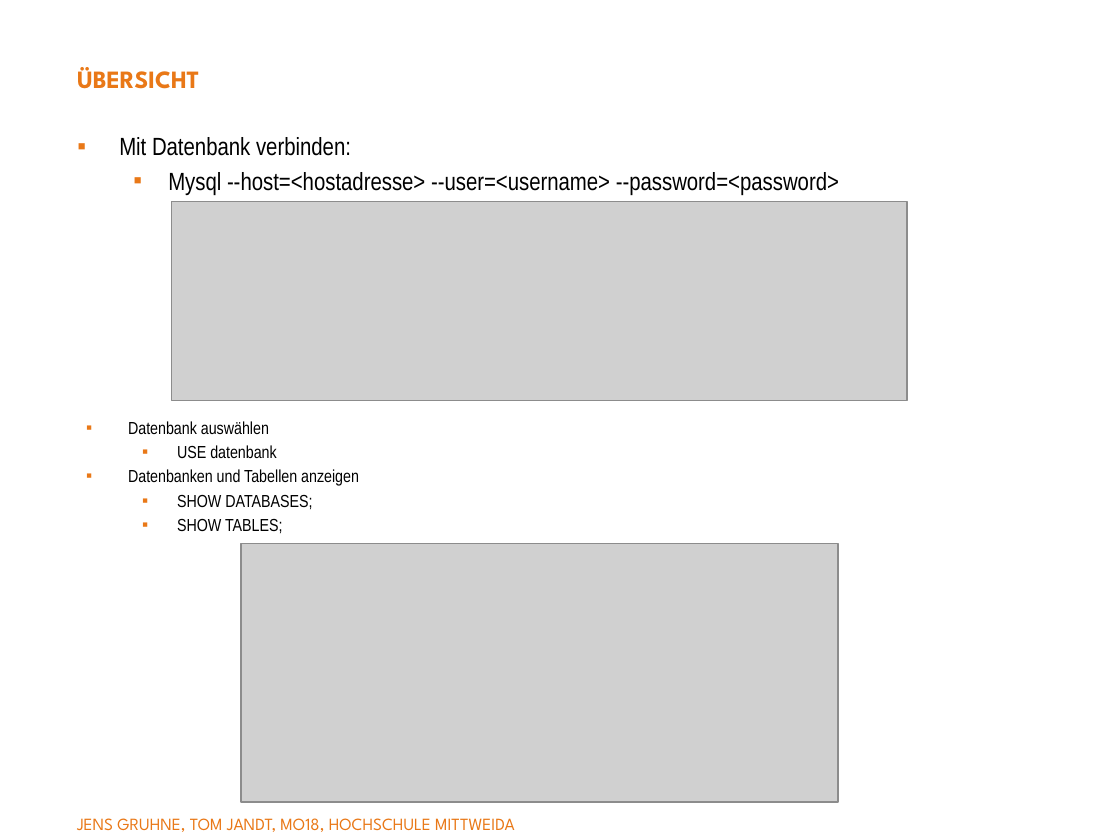
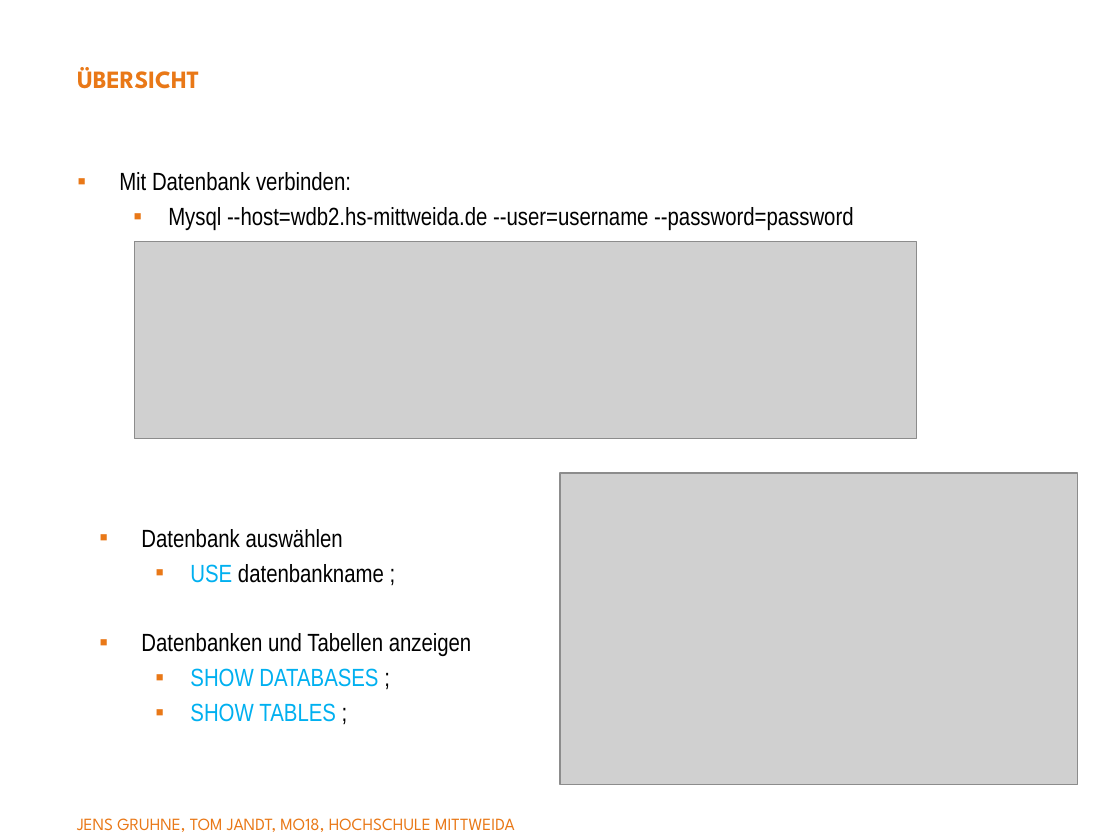
Before and after one commit to yyangg00/Semantik-Vortrag, a slide deck: slide 4 of semantik.pptx. Drawn at 1120x840 pixels with LibreOffice and Linux fonts; fonts in the diff are those of the drawing; grey boxes stand for pictures; background and template pictures are left out. Boxes give left, top, right and bottom in pixels: in the first picture for what was removed or moved away, otherwise in the second. Text is boxed around its words. In the diff, an @@ line names an element or a change of style, - is before the commit and + after.

```diff
--- a/semantik.pptx
+++ b/semantik.pptx
@@ text "Mit Datenbank verbinden:": place and size @@
-text "Mit Datenbank verbinden:" at (119,137,839,195)
+text "Mit Datenbank verbinden:" at (119,172,853,230)
@@ text at (168,207,853,230): text changed @@
-  ▪ Mysql --host=<hostadresse> --user=<username> --password=<password>
+  ▪ Mysql --host=wdb2.hs-mittweida.de --user=username --password=password
@@ picture: place and size @@
-picture at (172,202,907,400)
+picture at (134,242,916,439)
@@ picture: place and size @@
-picture at (241,543,838,802)
+picture at (560,473,1077,784)
@@ text "Datenbank auswählen": place and size @@
-text "Datenbank auswählen" at (128,421,359,533)
+text "Datenbank auswählen" at (141,529,472,722)
@@ text at (141,529,472,656): size 11.2 to 16 pt in "Datenbank auswählen", "Datenbanken und Tabellen anzeigen" @@
@@ text at (190,564,384,583): text changed; size 11.2 to 16 pt @@
-  ▪ USE datenbank
+  ▪ USE datenbankname ;
@@ text at (190,668,378,722): text changed; size 11.2 to 16 pt; text colour #000000 to #00B0F0 @@
-  ▪ SHOW DATABASES;
-  ▪ SHOW TABLES;
+  ▪ SHOW DATABASES ;
+  ▪ SHOW TABLES ;
```
Also in this commit, not shown: 17 other slides changed.
